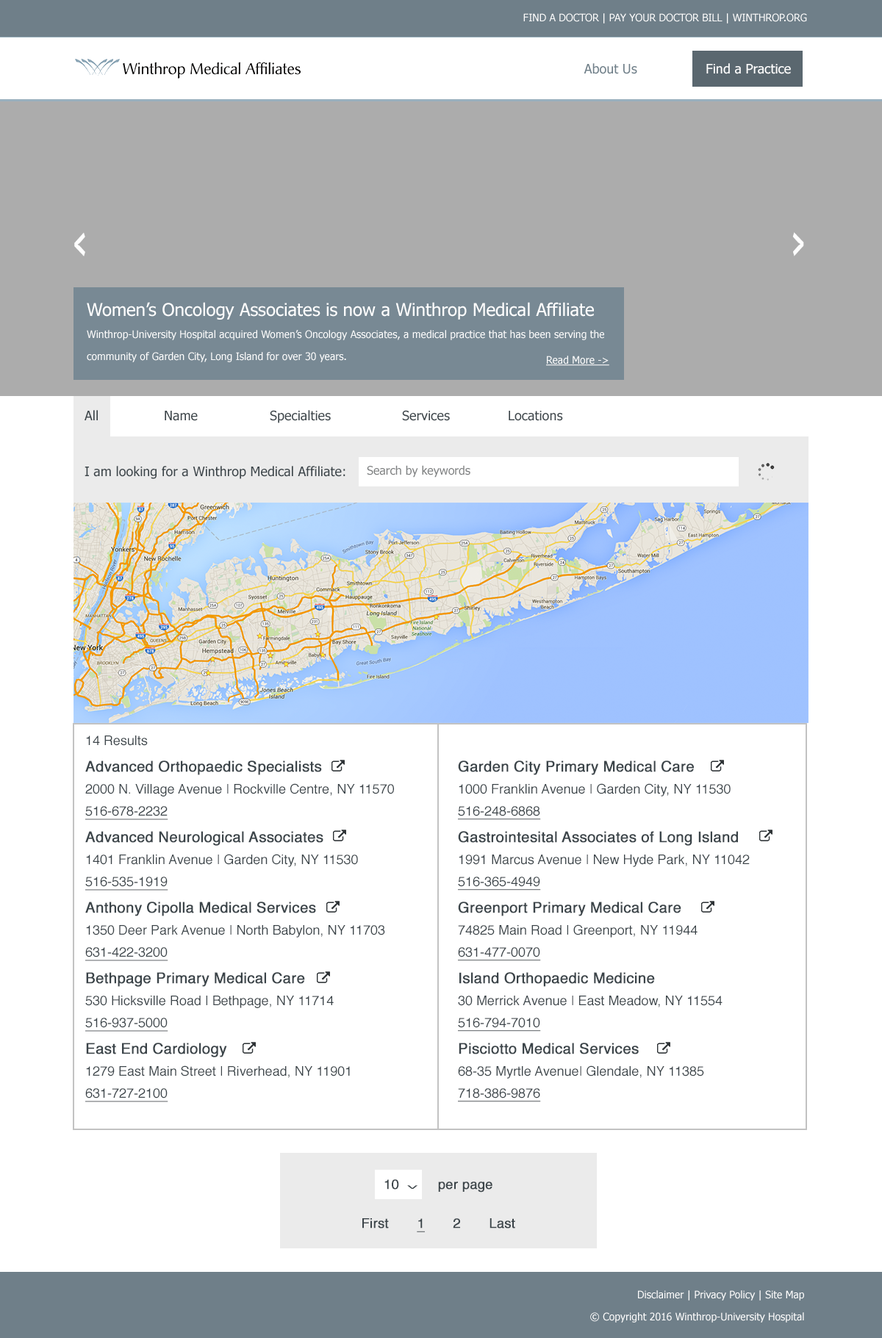
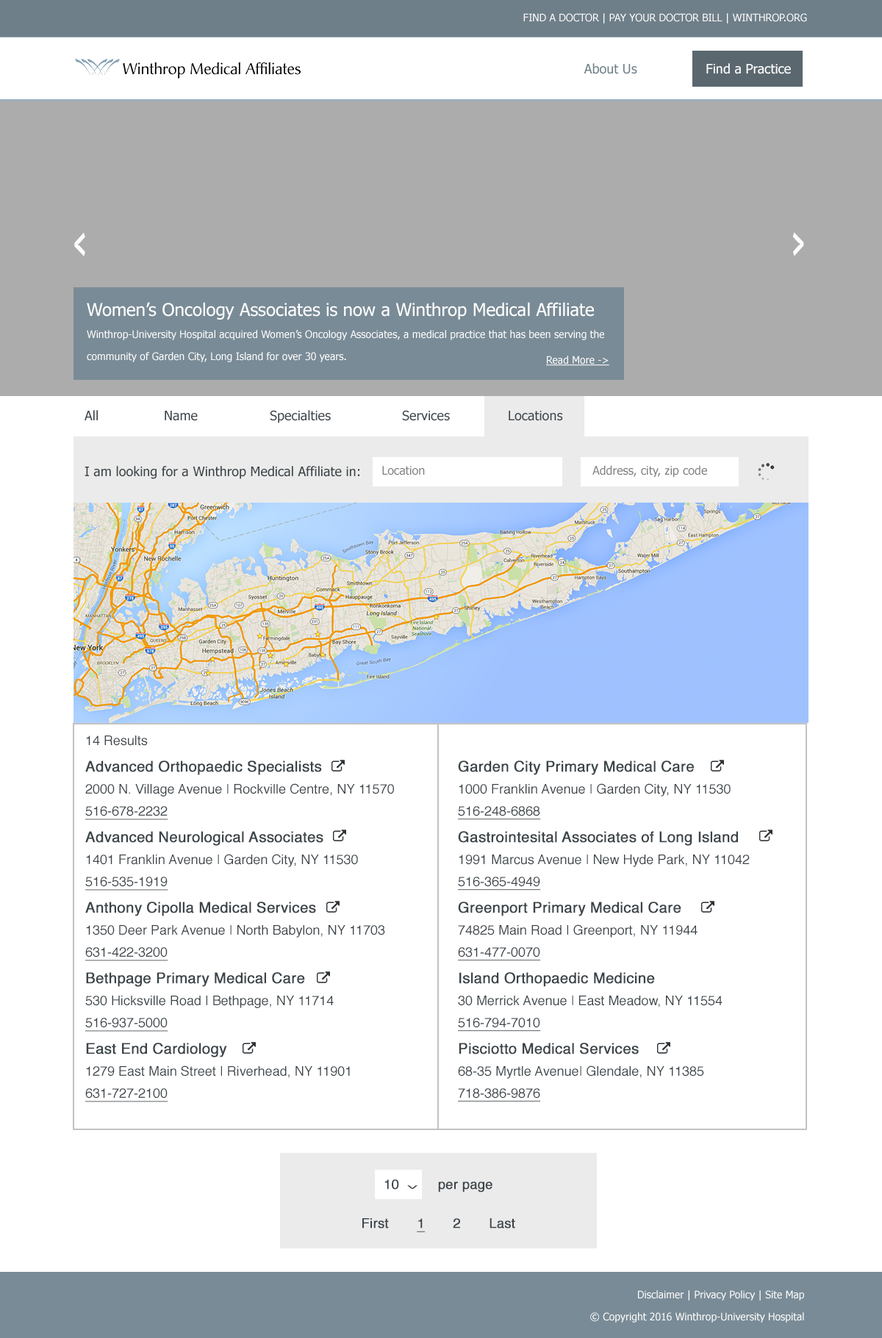
Before/after of a 882 x 1338 layered artwork. What changed in the layer stack:
hid group "All" (1st of 2, in "Body" › "Search") (6 layers) over [73, 395, 707, 487]
showed group "Locations" (9 layers) over [84, 395, 707, 487]
painted on "Rectangle 6" over [0, 1271, 882, 1338]
